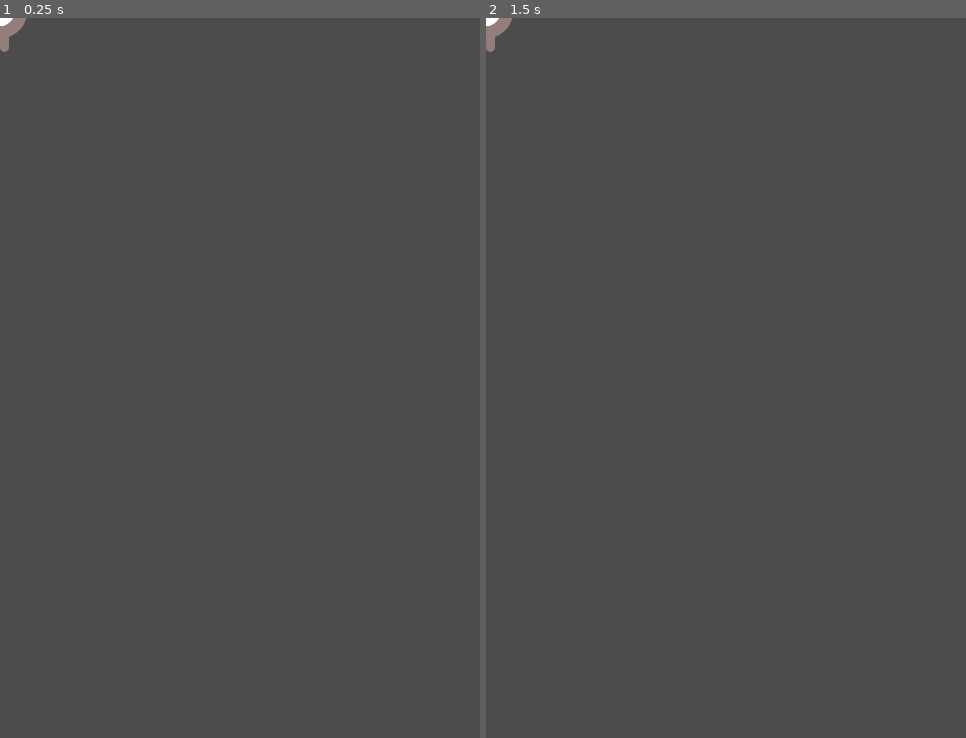
Above: before the commit, frames 1-2 (left to right).
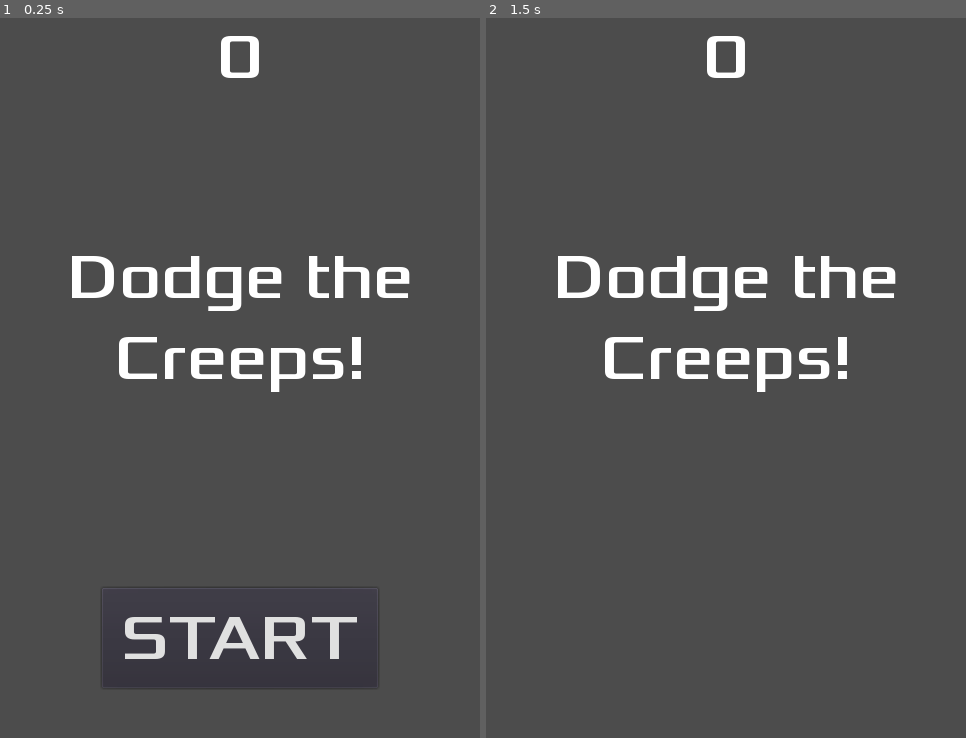
Above: after the commit, the same moments.

Repository: doug-snyder/Sandbox_Godot
Game: Godot game, scene res://Main.tscn
Two runs of this game, one before a commit and one after it. Both use one fixed random seed, a clock stepped at 60 frames per second and the inputs below. This scene is started directly instead of the project's main scene.
Inputs (mouse positions are in pixels of both pictures, inside the frame that each line leads up to):
- Up to frame 1 (0.25 s): no input
- Up to frame 2 (1.5 s): click (726, 637) at 0.5 s, where only the run after the commit has a clickable "START"; tap Enter at 1.25 s; hold Right (ui_right) from 1.28 s (still down)

The runs differ from the first frame. In frame 1, 4.6% of the frame differs, in the area x 0-86%, y 0-93%; in frame 2, 3.3%.
Error before the commit: Parse Error: The identifier "hit" isn't declared in the current scope. (res://Player.gd:55)

Commit message:
more or less completed, but won't start for some reason

Diff:
--- /dev/null
+++ b/DodgeCreeps/Main.gd
@@ -0,0 +1,42 @@
+extends Node
+
+export (PackedScene) var Mob
+var score
+
+func _ready():
+	randomize()
+
+func new_game():
+	score = 0
+	$HUD.update_score(score)
+	$Player.start($StartPosition.position)
+	$StartTimer.start()
+	$HUD.show_message("Get Ready")
+	$Music.play()
+
+func game_over():
+	$DeathSound.play()
+	$Music.stop()
+	$ScoreTimer.stop()
+	$MobTimer.stop()
+	$HUD.show_game_over()
+
+func _on_MobTimer_timeout():
+	# choose a random location on the Path2D
+	$MobPath/MobSpawnLocation.set_offset(randi())
+	var mob = Mob.instance()
+	add_child(mob)
+	var direction = $MobPath/MobSpawnLocation.rotation + PI/2
+	mob.position = $MobPath/MobSpawnLocation.position
+	# add some randomness to the direction
+	direction += rand_range(-PI/4, PI/4)
+	mob.rotation = direction
+	mob.set_linear_velocity(Vector2(rand_range(mob.MIN_SPEED, mob.MAX_SPEED), 0).rotated(direction))
+
+func _on_StartTimer_timeout():
+	$MobTimer.start()
+	$ScoreTimer.start()
+
+func _on_ScoreTimer_timeout():
+	score += 1
+	$HUD.update_score(score)
--- a/DodgeCreeps/Main.tscn
+++ b/DodgeCreeps/Main.tscn
@@ -1,10 +1,26 @@
-[gd_scene load_steps=2 format=2]
+[gd_scene load_steps=6 format=2]
 
-[ext_resource path="res://Player.tscn" type="PackedScene" id=1]
+[ext_resource path="res://Main.gd" type="Script" id=1]
+[ext_resource path="res://Mob.tscn" type="PackedScene" id=2]
+[ext_resource path="res://Player.tscn" type="PackedScene" id=3]
+[ext_resource path="res://UI.tscn" type="PackedScene" id=4]
+
+[sub_resource type="Curve2D" id=1]
+
+bake_interval = 5.0
+_data = {
+"points": PoolVector2Array( 0, 0, 0, 0, -1.00009, -0.999992, 0, 0, 0, 0, 478, 1.00001, 0, 0, 0, 0, 477, 719, 0, 0, 0, 0, -9.15527e-05, 718, 0, 0, 0, 0, -1.00009, -0.999992 )
+}
 
 [node name="Main" type="Node2D" index="0"]
 
-[node name="Player" parent="." index="0" instance=ExtResource( 1 )]
+script = ExtResource( 1 )
+Mob = ExtResource( 2 )
+
+[node name="Player" parent="." index="0" instance=ExtResource( 3 )]
+
+visible = false
+_sections_unfolded = [ "Transform" ]
 
 [node name="MobTimer" type="Timer" parent="." index="1"]
 
@@ -31,3 +47,31 @@
 
 position = Vector2( 240, 450 )
 _sections_unfolded = [ "Transform" ]
+
+[node name="MobPath" type="Path2D" parent="." index="5"]
+
+curve = SubResource( 1 )
+
+[node name="MobSpawnLocation" type="PathFollow2D" parent="MobPath" index="0"]
+
+position = Vector2( -1.00009, -0.999992 )
+rotation = 0.00417536
+offset = 0.0
+h_offset = 0.0
+v_offset = 0.0
+rotate = true
+cubic_interp = true
+loop = true
+lookahead = 4.0
+
+[node name="HUD" parent="." index="6" instance=ExtResource( 4 )]
+
+[connection signal="hit" from="Player" to="." method="game_over"]
+
+[connection signal="timeout" from="MobTimer" to="." method="_on_MobTimer_timeout"]
+
+[connection signal="timeout" from="ScoreTimer" to="." method="_on_ScoreTimer_timeout"]
+
+[connection signal="timeout" from="StartTimer" to="." method="_on_StartTimer_timeout"]
+
+[connection signal="start_game" from="HUD" to="." method="_on_HUD_start_game"]
--- a/DodgeCreeps/Mob.gd
+++ b/DodgeCreeps/Mob.gd
@@ -1,14 +1,11 @@
 extends RigidBody2D
-
 
 export (int) var MIN_SPEED
 export (int) var MAX_SPEED
 var mob_types = ["walk", "swim", "fly"]
 
-
 func _ready():
 	$AnimatedSprite.animation = mob_types[randi() % mob_types.size()]
 
-
 func _on_Visibility_screen_exited():
 	queue_free()
--- a/DodgeCreeps/Mob.tscn
+++ b/DodgeCreeps/Mob.tscn
@@ -58,8 +58,8 @@
 __meta__ = {
 "_edit_group_": true
 }
-MIN_SPEED = null
-MAX_SPEED = null
+MIN_SPEED = 150
+MAX_SPEED = 250
 
 [node name="AnimatedSprite" type="AnimatedSprite" parent="." index="0"]
 
--- a/DodgeCreeps/Player.gd
+++ b/DodgeCreeps/Player.gd
@@ -1,35 +1,41 @@
 extends Area2D
 
-
 signal hit
-
 
 export (int) var SPEED
 var velocity = Vector2()
 var screensize
 
+func _ready():
+	hide()
+	screensize = get_viewport_rect().size
 
-func _ready():
-	screensize = get_viewport_rect().size
-	hide()
-
+func start(pos):
+	position = pos
+	show()
+	$Collision.disabled = false
 
 func _process(delta):
 	velocity = Vector2()
-
-	if Input.is_action_pressed( "ui_right" ):
+	if Input.is_action_pressed("ui_right"):
 		velocity.x += 1
-	if Input.is_action_pressed( "ui_left" ):
+	if Input.is_action_pressed("ui_left"):
 		velocity.x -= 1
-	if Input.is_action_pressed( "ui_down" ):
+	if Input.is_action_pressed("ui_down"):
 		velocity.y += 1
-	if Input.is_action_pressed( "ui_up" ):
+	if Input.is_action_pressed("ui_up"):
 		velocity.y -= 1
 	if velocity.length() > 0:
 		velocity = velocity.normalized() * SPEED
 		$AnimatedSprite.play()
+		#$Trail.emitting = true
 	else:
 		$AnimatedSprite.stop()
+		#$Trail.emitting = false
+
+	position += velocity * delta
+	position.x = clamp(position.x, 0, screensize.x)
+	position.y = clamp(position.y, 0, screensize.y)
 
 	if velocity.x != 0:
 		$AnimatedSprite.animation = "right"
@@ -39,18 +45,7 @@
 		$AnimatedSprite.animation = "up"
 		$AnimatedSprite.flip_v = velocity.y > 0
 
-	position += velocity * delta
-	position.x = clamp( position.x, 0, screensize.x )
-	position.y = clamp( position.y, 0, screensize.y )
-
-
-func start( pos ):
-	position = pos
-	show()
-	$CollisionShape2D.disabled = false
-
-
 func _on_Player_body_entered( body ):
+	$Collision.disabled = true
 	hide()
-	emit_signal( hit )
-	$CollisionShape2D.disabled = true
+	emit_signal("hit")
--- /dev/null
+++ b/DodgeCreeps/UI.gd
@@ -0,0 +1,25 @@
+extends CanvasLayer
+
+signal start_game
+
+func show_message(text):
+	$MessageLabel.text = text
+	$MessageLabel.show()
+	$MessageTimer.start()
+
+func show_game_over():
+	show_message("Game Over")
+	yield($MessageTimer, "timeout")
+	$StartButton.show()
+	$MessageLabel.text = "Dodge the\nCreeps!"
+	$MessageLabel.show()
+
+func update_score(score):
+	$ScoreLabel.text = str(score)
+
+func _on_StartButton_pressed():
+	$StartButton.hide()
+	emit_signal("start_game")
+
+func _on_MessageTimer_timeout():
+	$MessageLabel.hide()
--- /dev/null
+++ b/DodgeCreeps/UI.tscn
@@ -0,0 +1,106 @@
+[gd_scene load_steps=4 format=2]
+
+[ext_resource path="res://UI.gd" type="Script" id=1]
+[ext_resource path="res://fonts/Xolonium-Regular.ttf" type="DynamicFontData" id=2]
+
+[sub_resource type="DynamicFont" id=1]
+
+size = 64
+use_mipmaps = false
+use_filter = false
+font_data = ExtResource( 2 )
+_sections_unfolded = [ "Font", "Settings" ]
+
+[node name="HUD" type="CanvasLayer"]
+
+layer = 1
+offset = Vector2( 0, 0 )
+rotation = 0.0
+scale = Vector2( 1, 1 )
+transform = Transform2D( 1, 0, 0, 1, 0, 0 )
+script = ExtResource( 1 )
+
+[node name="ScoreLabel" type="Label" parent="." index="0"]
+
+anchor_left = 0.5
+anchor_top = 0.0
+anchor_right = 0.5
+anchor_bottom = 0.0
+margin_left = -25.0
+margin_right = 25.0
+margin_bottom = 100.0
+rect_pivot_offset = Vector2( 0, 0 )
+rect_clip_content = false
+mouse_filter = 2
+mouse_default_cursor_shape = 0
+size_flags_horizontal = 1
+size_flags_vertical = 4
+custom_fonts/font = SubResource( 1 )
+text = "0"
+align = 1
+percent_visible = 1.0
+lines_skipped = 0
+max_lines_visible = -1
+
+[node name="MessageLabel" type="Label" parent="." index="1"]
+
+anchor_left = 0.5
+anchor_top = 1.0
+anchor_right = 0.5
+anchor_bottom = 1.0
+margin_left = -200.0
+margin_top = -500.0
+margin_right = 200.0
+margin_bottom = -328.0
+rect_pivot_offset = Vector2( 0, 0 )
+rect_clip_content = false
+mouse_filter = 2
+mouse_default_cursor_shape = 0
+size_flags_horizontal = 1
+size_flags_vertical = 4
+custom_fonts/font = SubResource( 1 )
+text = "Dodge the Creeps!"
+align = 1
+autowrap = true
+percent_visible = 1.0
+lines_skipped = 0
+max_lines_visible = -1
+_sections_unfolded = [ "Margin" ]
+
+[node name="StartButton" type="Button" parent="." index="2"]
+
+anchor_left = 0.5
+anchor_top = 1.0
+anchor_right = 0.5
+anchor_bottom = 1.0
+margin_left = -138.0
+margin_top = -150.0
+margin_right = 138.0
+margin_bottom = -50.0
+rect_pivot_offset = Vector2( 0, 0 )
+rect_clip_content = false
+focus_mode = 2
+mouse_filter = 0
+mouse_default_cursor_shape = 0
+size_flags_horizontal = 1
+size_flags_vertical = 1
+custom_fonts/font = SubResource( 1 )
+toggle_mode = false
+enabled_focus_mode = 2
+shortcut = null
+group = null
+text = "START"
+flat = false
+align = 1
+_sections_unfolded = [ "Anchor", "Margin" ]
+
+[node name="MessageTimer" type="Timer" parent="." index="3"]
+
+process_mode = 1
+wait_time = 2.0
+one_shot = true
+autostart = false
+
+[connection signal="pressed" from="StartButton" to="." method="_on_StartButton_pressed"]
+
+[connection signal="timeout" from="MessageTimer" to="." method="_on_MessageTimer_timeout"]
